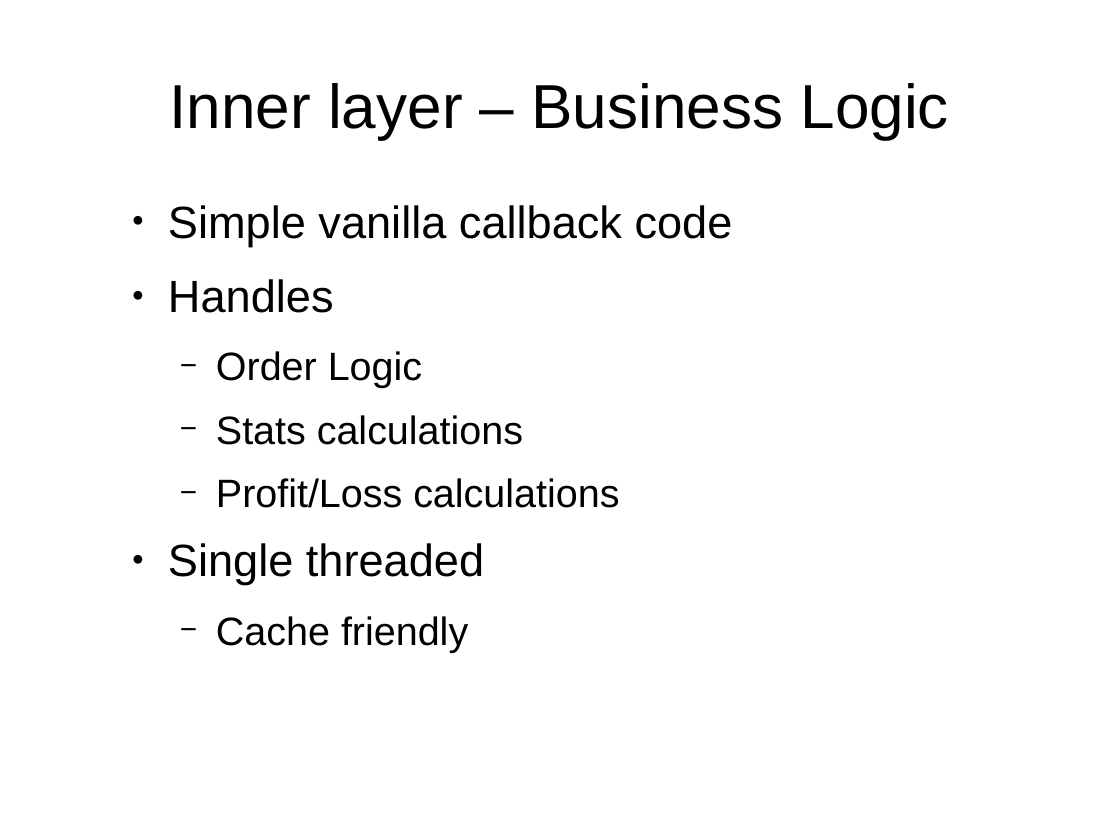
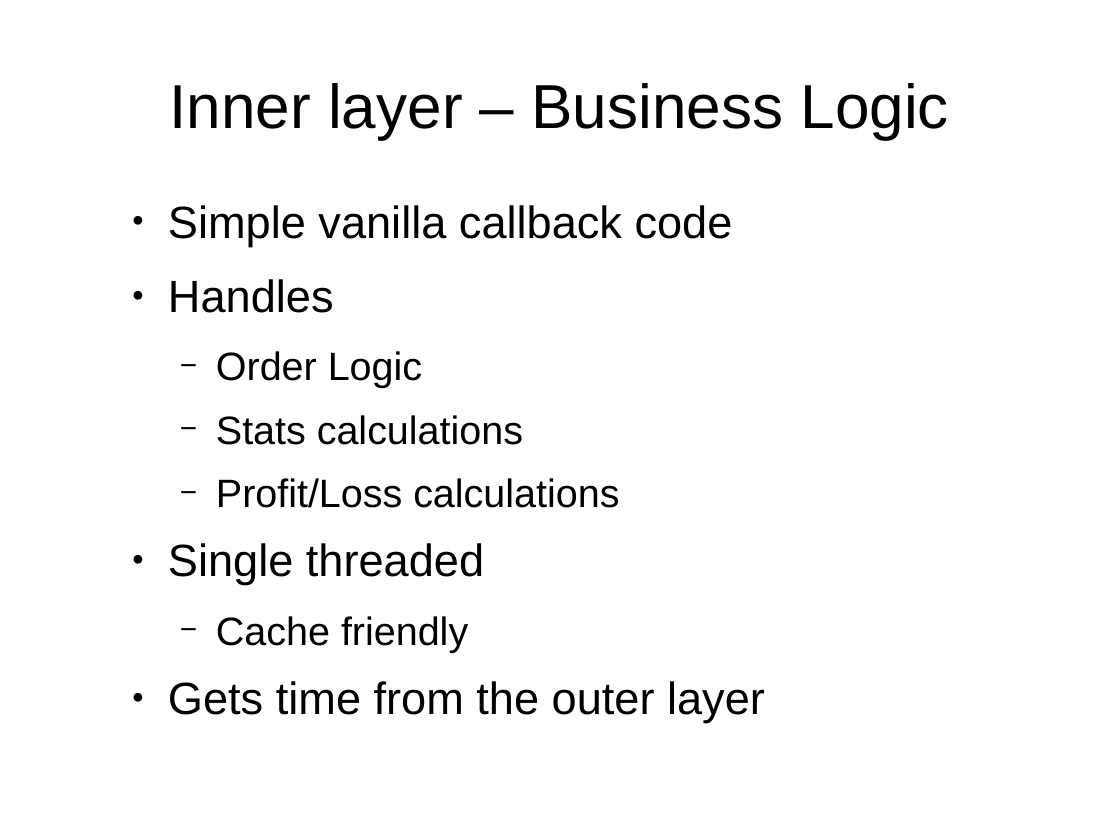
Before and after one commit to smandy/dconf_talk, a slide deck: slide 18 of dconf_iter2.odp. Drawn at 1120x840 pixels with LibreOffice and Linux fonts; fonts in the diff are those of the drawing. Boxes give left, top, right and bottom in pixels: in the first picture for what was removed or moved away, otherwise in the second. Text is boxed around its words. In the diff, an @@ line names an element or a change of style, - is before the commit and + after.

```diff
--- a/dconf_iter2.odp
+++ b/dconf_iter2.odp
@@ text at (x1=168, y1=681, x2=765, y2=723): paragraph added @@
+● Gets time from the outer layer
```
Also in this commit, not shown: 7 other slides changed, 2 slides added.
